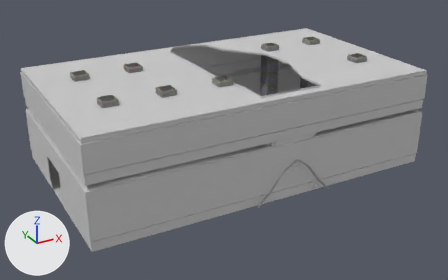
An edit to the FBX model Assets/Props/Kazad Dum/Kazadum 2.FBX, drawn before and after from the same camera.
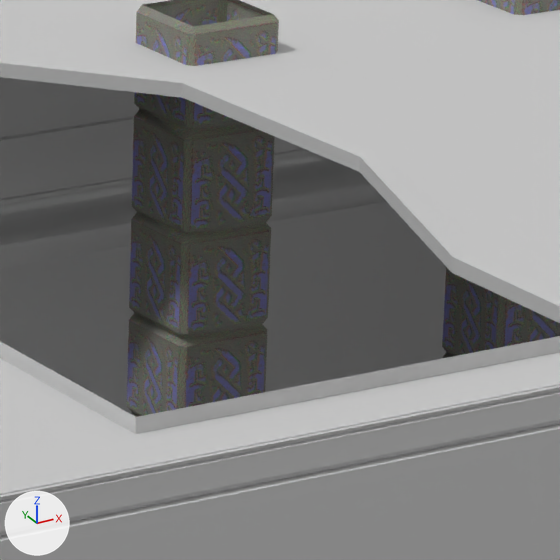
The first picture shows the older version from a 50 mm lens placed at (-12.86, -19.36, 14.17), pointed at (1.2, 6.21, 1.38). The close-ups show both versions on the part from 54% to 70% of the width and 15% to 41% of the height of that picture; other places that the commit changed are outside them. The lights are fixed; the arrows at lower left show +X, +Y and +Z. Where no turn or scale is listed for an object, it has been applied to the vertices.

Objects in the first close-up: 'Object008', 'pillier086', 'pillier089', 'sol039'.
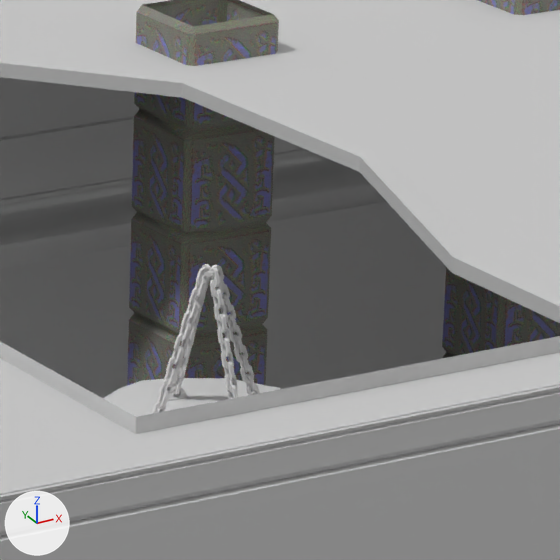
Where the newer file only moved an object's origin or applied its transform, the numbers keep the older frame.

Changed parts and their boxes (x1, y1, x2, y2) in the close-ups (560 x 560 px):
'Box031', added
    after: (103, 264, 281, 417)

The change, as a list of edits to the scene's bpy script:
```text
Add me_mesh_006_1:
    me_mesh_006_1.from_pydata(...)  # 2654 vertices, 2640 faces; spans x -0.81..0.81, y -0.81..0.81, z -0.18..1.32
Add ob_box031:
    ob_box031 = bpy.data.objects.new('Box031', me_mesh_006_1)
    ob_box031.location = (4.259, 6.71, 2.819)
```
